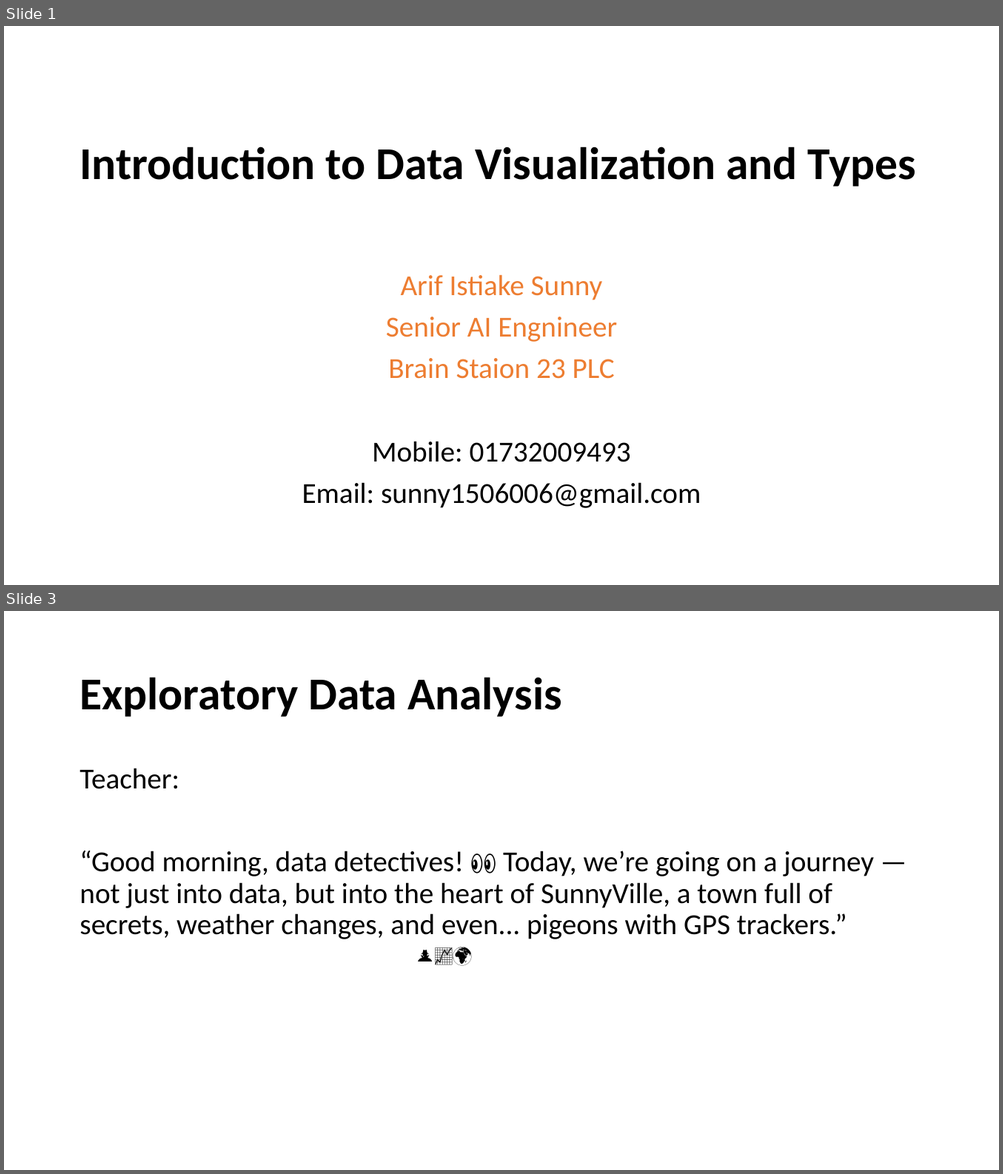
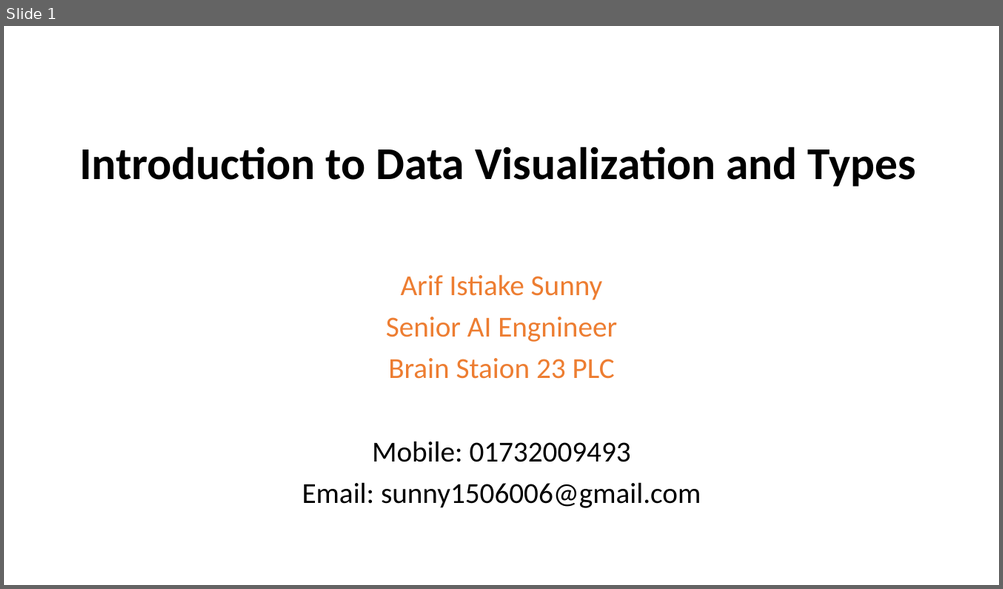
Before and after one commit to nahidniloy14/Data-Visualization, a slide deck: Introduction to Data Visualization and Types.pptx. Shown one above the other, each under a label of ours: slides 1 and 3 before the commit, slide 1 after it; the slides between them are not shown. The pictures are 1003x1174 and 1003x589 pixels, drawn with LibreOffice and Linux fonts; fonts in the diff are those of the drawing. Boxes give left, top, right and bottom in pixels: in the first picture for what was removed or moved away, otherwise in the second. Text is boxed around its words. In the diff, an @@ line names an element or a change of style, - is before the commit and + after.

```diff
--- a/Introduction to Data Visualization and Types.pptx
+++ b/Introduction to Data Visualization and Types.pptx
@@ slide 3 removed at bbox=[4, 611, 999, 1170], background #FFFFFF @@
@@ title removed at bbox=[79, 677, 562, 717] @@
-Exploratory Data Analysis
@@ text removed at bbox=[79, 768, 874, 940] @@
-Teacher:
-“Good morning, data detectives! 👀 Today, we’re going on a journey — not just into data, but into the heart of SunnyVille, a town full of secrets, weather changes, and even... pigeons with GPS trackers.”
-                🕵‍📈🌍
```
Also in this commit, not shown: 1 slide changed, 8 slides added, 10 other slides removed, 3 other files.
